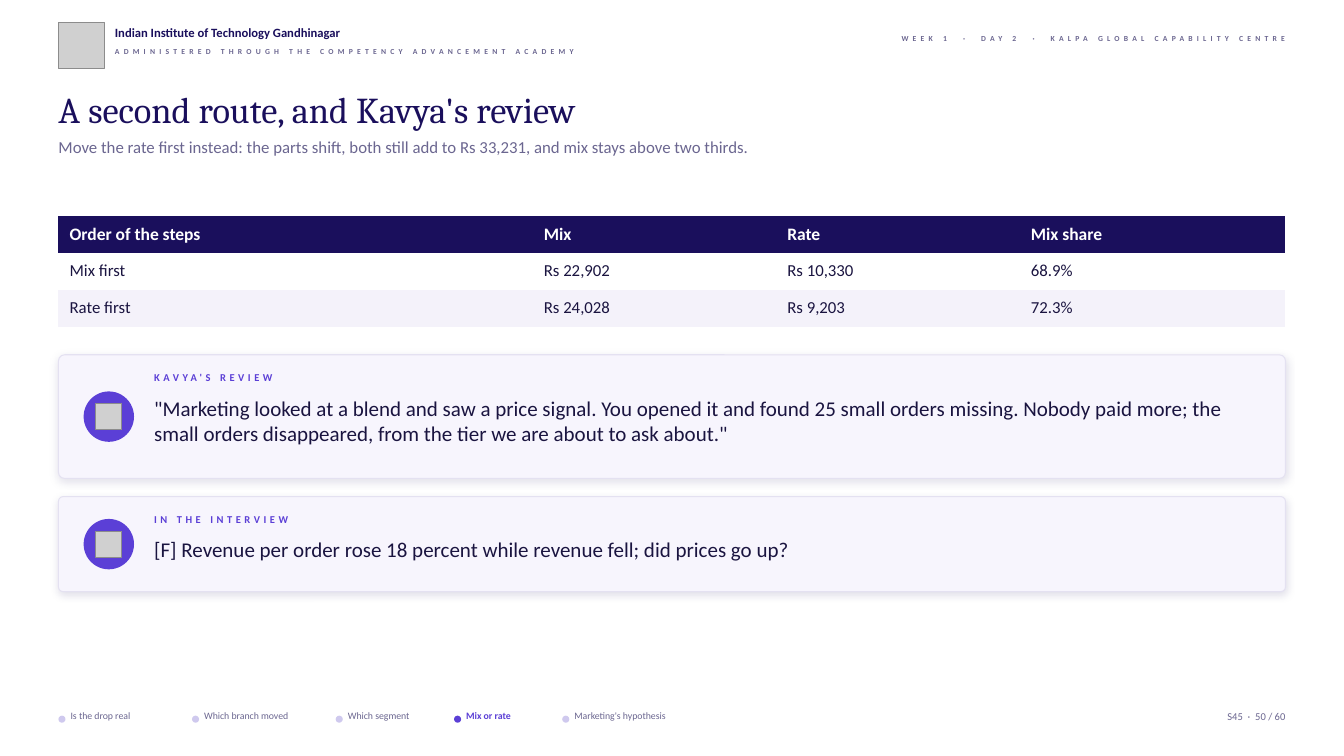
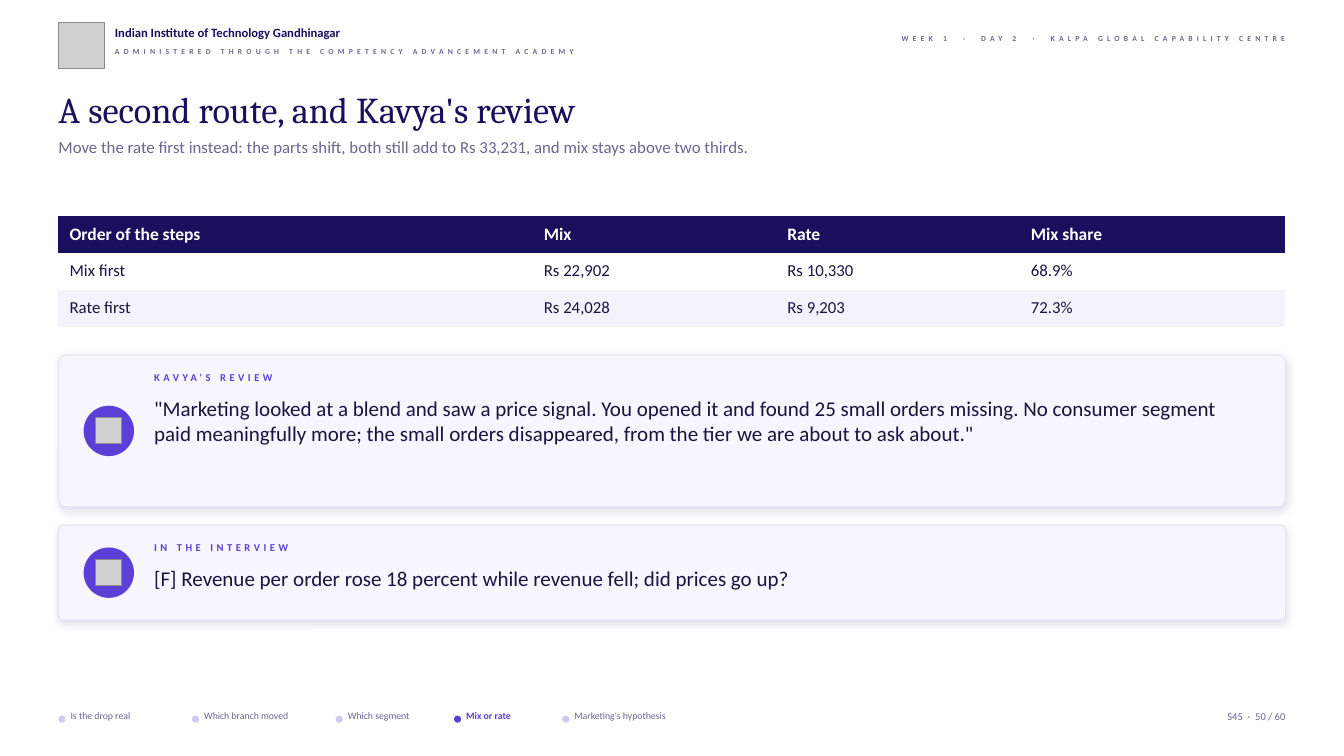
Before and after one commit to fde-academy-lab/c2-content-factory, a slide deck: slide 50 of content/W01/D2/slides/C2_W01_D02_half1_STUDENT.pptx. Drawn at 1344x756 pixels with LibreOffice and Linux fonts; fonts in the diff are those of the drawing; grey boxes stand for pictures; background and template pictures are left out. Boxes give left, top, right and bottom in pixels: in the first picture for what was removed or moved away, otherwise in the second. Text is boxed around its words. In the diff, an @@ line names an element or a change of style, - is before the commit and + after.

```diff
--- a/content/W01/D2/slides/C2_W01_D02_half1_STUDENT.pptx
+++ b/content/W01/D2/slides/C2_W01_D02_half1_STUDENT.pptx
@@ rounded rectangle: place and size @@
-rounded rectangle at bbox=[58, 355, 1286, 479]
+rounded rectangle at bbox=[58, 355, 1286, 507]
@@ ellipse: place and size @@
-ellipse at bbox=[84, 391, 134, 442]
+ellipse at bbox=[84, 406, 134, 457]
@@ picture: place and size @@
-picture at bbox=[96, 403, 122, 430]
+picture at bbox=[96, 417, 122, 444]
@@ text at bbox=[154, 401, 1216, 445]: text changed @@
-"Marketing looked at a blend and saw a price signal. You opened it and found 25 small orders missing. Nobody paid more; the small orders disappeared, from the tier we are about to ask about."
+"Marketing looked at a blend and saw a price signal. You opened it and found 25 small orders missing. No consumer segment paid meaningfully more; the small orders disappeared, from the tier we are about to ask about."
@@ 2 texts, 1 picture, 1 ellipse, 1 rounded rectangle: place and size @@
-2 texts, 1 picture, 1 ellipse, 1 rounded rectangle at bbox=[58, 497, 1286, 592]
+2 texts, 1 picture, 1 ellipse, 1 rounded rectangle at bbox=[58, 525, 1286, 620]
```
Also in this commit, not shown: 2 other slides changed, 35 other files.
